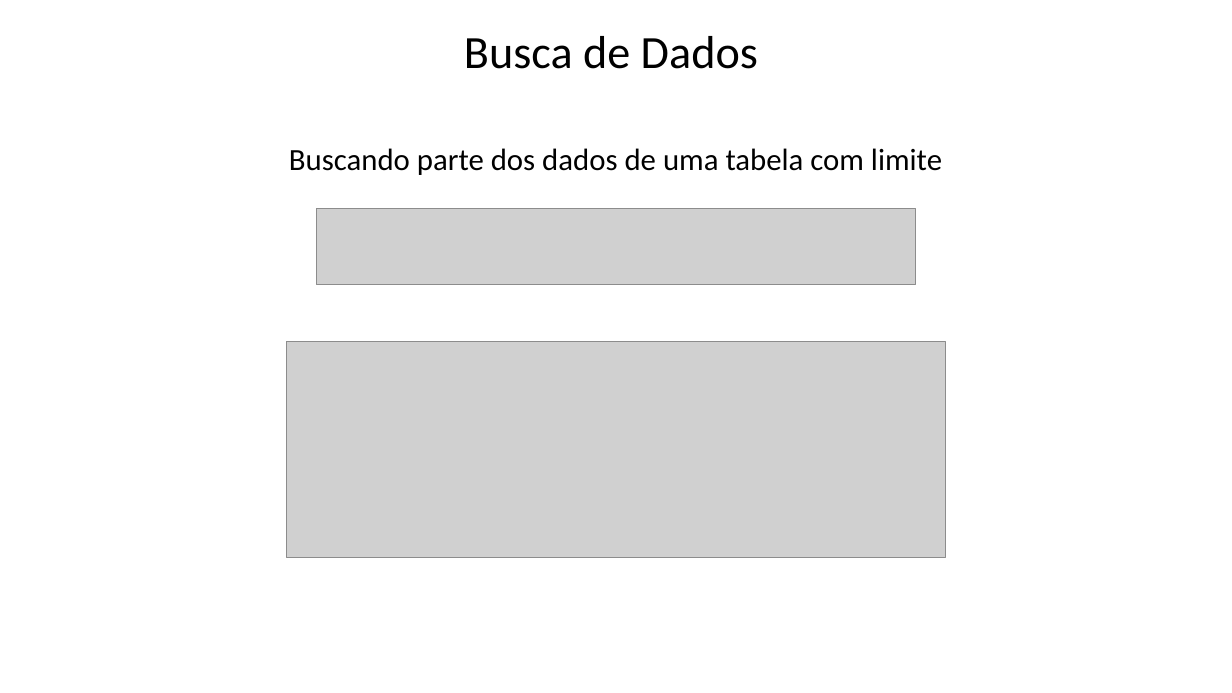
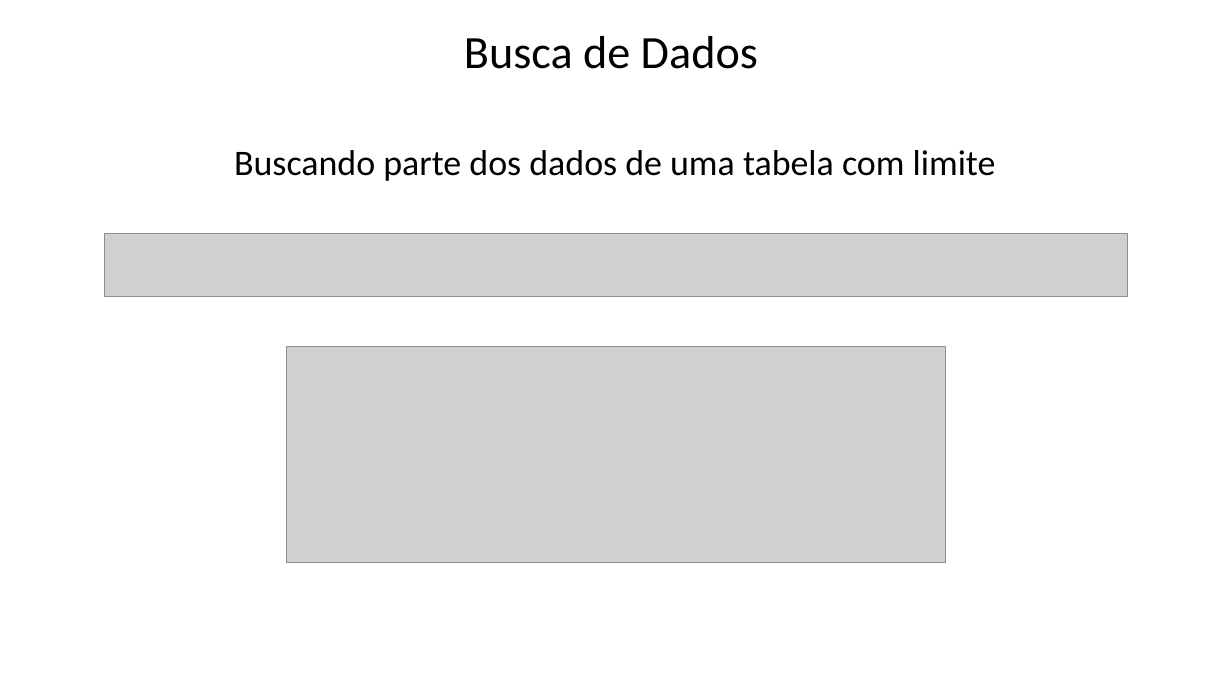
Before and after one commit to Felipe-Tagawa/C07-Monitoria, a slide deck: slide 12 of Aula 3/ComandosBásicos.pptx. Drawn at 1232x693 pixels with LibreOffice and Linux fonts; fonts in the diff are those of the drawing; grey boxes stand for pictures; background and template pictures are left out. Boxes give left, top, right and bottom in pixels: in the first picture for what was removed or moved away, otherwise in the second. Text is boxed around its words. In the diff, an @@ line names an element or a change of style, - is before the commit and + after.

```diff
--- a/Aula 3/ComandosBásicos.pptx
+++ b/Aula 3/ComandosBásicos.pptx
@@ text "Buscando parte dos dados de ...": place and size @@
-text "Buscando parte dos dados de ..." at (289, 148, 942, 175)
+text "Buscando parte dos dados de ..." at (234, 150, 996, 181)
@@ text "Buscando parte dos dados de ..." at (234, 150, 996, 181): size 24 to 28 pt @@
@@ picture removed at (316, 208, 916, 285) @@
@@ picture added at (104, 234, 1128, 297) @@
@@ picture: place and size @@
-picture at (287, 342, 945, 558)
+picture at (287, 347, 945, 563)
```
Also in this commit, not shown: 10 other slides changed, 8 other files.
